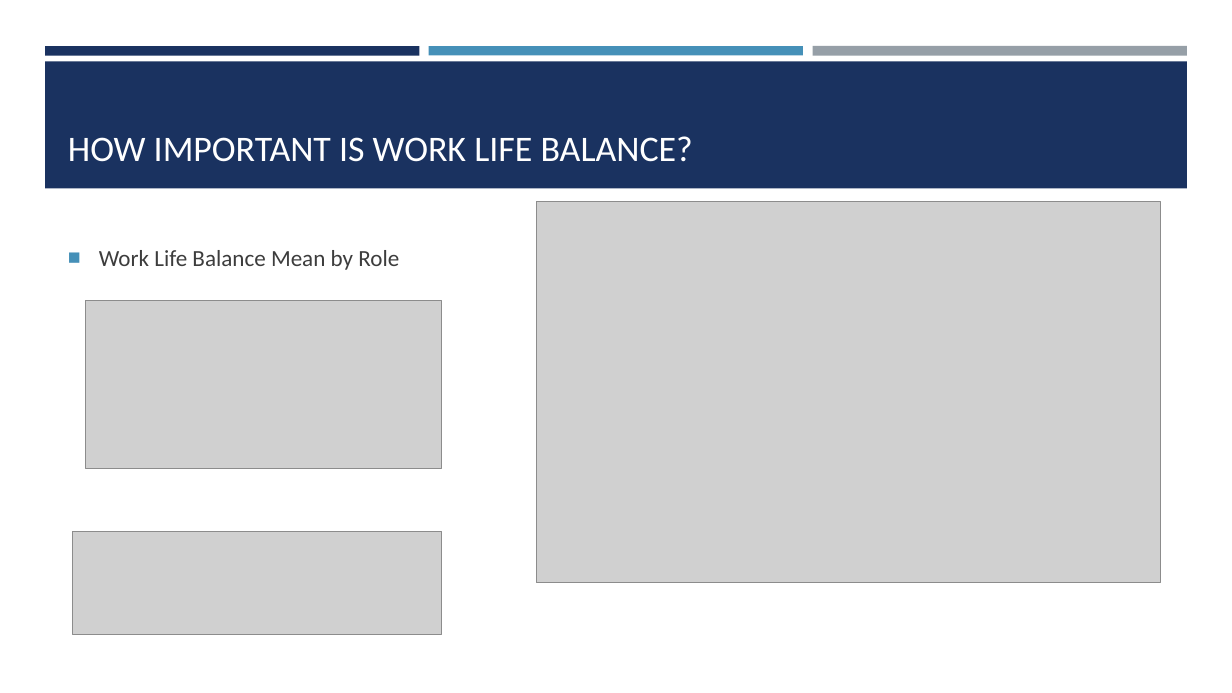
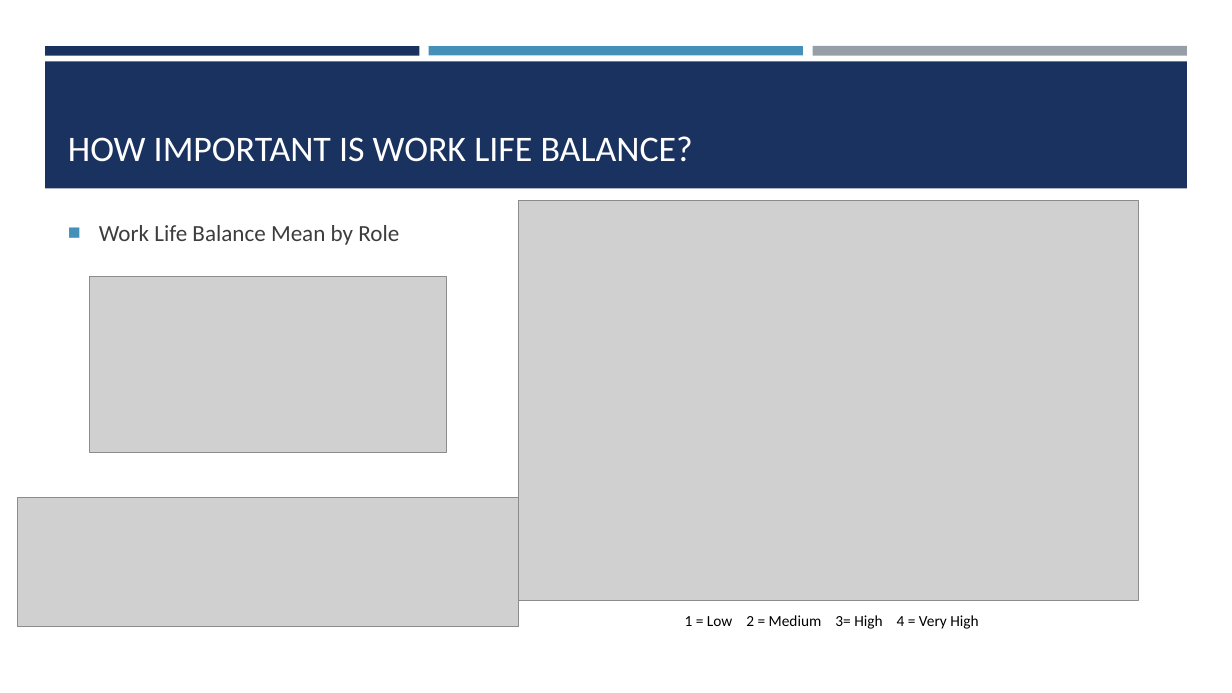
Before and after one commit to SamOnalaja/MSDS6306-404_CS2, a slide deck: slide 9 of pres/MLTran_CaseStudy_2_Presentation.pptx. Drawn at 1232x693 pixels with LibreOffice and Linux fonts; fonts in the diff are those of the drawing; grey boxes stand for pictures. Boxes give left, top, right and bottom in pixels: in the first picture for what was removed or moved away, otherwise in the second. Text is boxed around its words. In the diff, an @@ line names an element or a change of style, - is before the commit and + after.

```diff
--- a/pres/MLTran_CaseStudy_2_Presentation.pptx
+++ b/pres/MLTran_CaseStudy_2_Presentation.pptx
@@ text "Work Life Balance Mean by ..." moved from (x1=99, y1=250, x2=399, y2=270) to (x1=99, y1=225, x2=399, y2=245) @@
@@ picture resized from (x1=536, y1=201, x2=1161, y2=582) to (x1=519, y1=201, x2=1139, y2=601) @@
@@ picture resized from (x1=85, y1=300, x2=442, y2=469) to (x1=90, y1=277, x2=446, y2=453) @@
@@ picture resized from (x1=72, y1=531, x2=442, y2=635) to (x1=18, y1=498, x2=519, y2=628) @@
@@ text added at (x1=685, y1=615, x2=978, y2=629), 12 pt, text #000000 @@
+1 = Low 2 = Medium 3= High 4 = Very High
```
Also in this commit, not shown: 8 other slides changed, 2 slides added, 1 slide removed, 3 other files.
